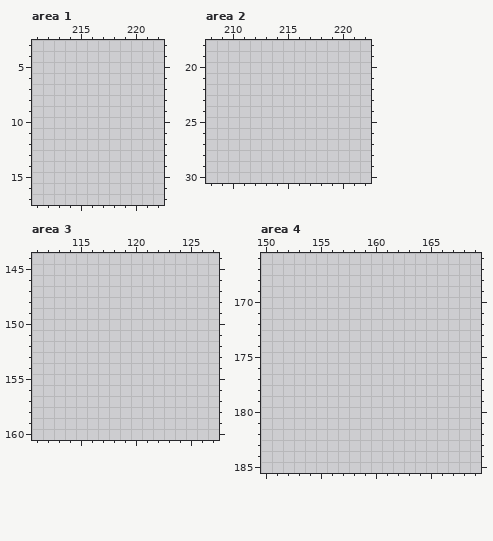
Pixel-art file: res/atlas.aseprite. The picture above was drawn from the file before the commit.
1024x1024 pixels, 1 frame. Colours within 5 levels of each other are drawn and written as one. Shown: area 1: x 211..222, y 3..17; area 2: x 208..222, y 18..30; area 3: x 111..127, y 144..160; area 4: x 150..169, y 166..185. The commit also changed other parts of the picture, which this record leaves out.
After the commit:
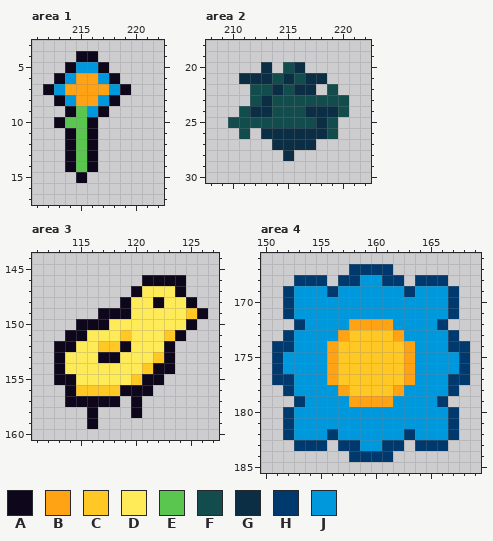
Palette (. is transparent): A #0e071b  B #ffa214  C #ffc825  D #ffeb57  E #5ac54f  F #134c4c  G #0c2e44  H #00396d  J #0098dc
Difference:
Area 1:
y 4: x 215..216 .. -> AA
y 5: x 214..217 .... -> AJJA
y 6: x 213..218 ...... -> AJBBJA
y 7: x 212..219 ........ -> AJBBBBJA
y 8: x 213..218 ...... -> AJBBJA
y 9: x 214..217 .... -> AEJA
y 10: x 213..216 .... -> AEEA
y 11..14: x 214..216 ... -> AEA
y 15: x 215 . -> A
Area 2:
y 20: x 213 . -> G; x 215..216 .. -> FG
y 21: x 211..218 ........ -> GGGFGFGG
y 22: x 212..217 ...... -> FFGFGG; x 219 . -> F
y 23: x 212..220 ......... -> FGFFFFFFF
y 24: x 211..220 .......... -> FGGFFFGGGF
y 25: x 210..219 .......... -> FFFFFFFFGF
y 26: x 211 . -> F; x 213..219 ....... -> GGGGGGF
y 27: x 214..217 .... -> GGGG
y 28: x 215 . -> G
Area 3:
y 146: x 121..124 .... -> AAAA
y 147: x 120..124 ..... -> ADDDA
y 148: x 119..125 ....... -> ADDADDA
y 149: x 117..126 .......... -> AAADDDDDCA
y 150: x 115..125 ........... -> AAADDDDDDDA
y 151: x 114..124 ........... -> AADDDCDDDCA
y 152: x 113..123 ........... -> AADDCCADDDA
y 153: x 113..123 ........... -> ADDDAADDDCA
y 154: x 113..123 ........... -> ADDDDDDDCAA
y 155: x 113..122 .......... -> AADDDDDCAA
y 156: x 114..121 ........ -> ACCCCAAA
y 157: x 114..118 ..... -> AAAAA; x 120 . -> A
y 158: x 116 . -> A; x 120 . -> A
y 159: x 116 . -> A
Area 4:
y 167: x 158..161 .... -> HHHH
y 168: x 153..155 ... -> HHH; x 157..162 ...... -> HHJJHH; x 164..166 ... -> HHH
y 169: x 152..167 ................ -> HJJJHJJJJJJHJJJH
y 170..171: x 152..167 ................ -> HJJJJJJJJJJJJJJH
y 172: x 153..166 .............. -> HJJJJBBBBJJJJH
y 173: x 152..167 ................ -> HJJJJBCCCCBJJJJH
y 174: x 151..168 .................. -> HHJJJBCCCCCCBJJJHH
y 175..176: x 151..168 .................. -> HJJJJBCCCCCCBJJJJH
y 177: x 151..168 .................. -> HHJJJBCCCCCCBJJJHH
y 178: x 152..167 ................ -> HJJJJBCCCCBJJJJH
y 179: x 153..166 .............. -> HJJJJBBBBJJJJH
y 180..181: x 152..167 ................ -> HJJJJJJJJJJJJJJH
y 182: x 152..167 ................ -> HJJJHJJJJJJHJJJH
y 183: x 153..155 ... -> HHH; x 157..162 ...... -> HHJJHH; x 164..166 ... -> HHH
y 184: x 158..161 .... -> HHHH
